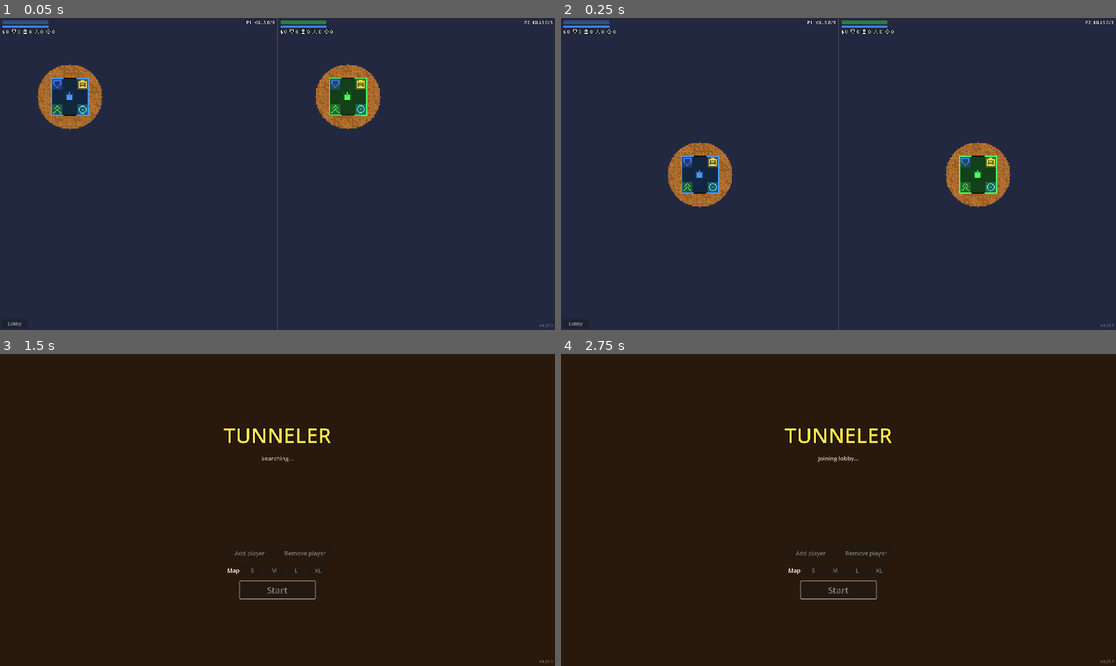
Above: before the commit, frames 1-4 (two rows, left to right).
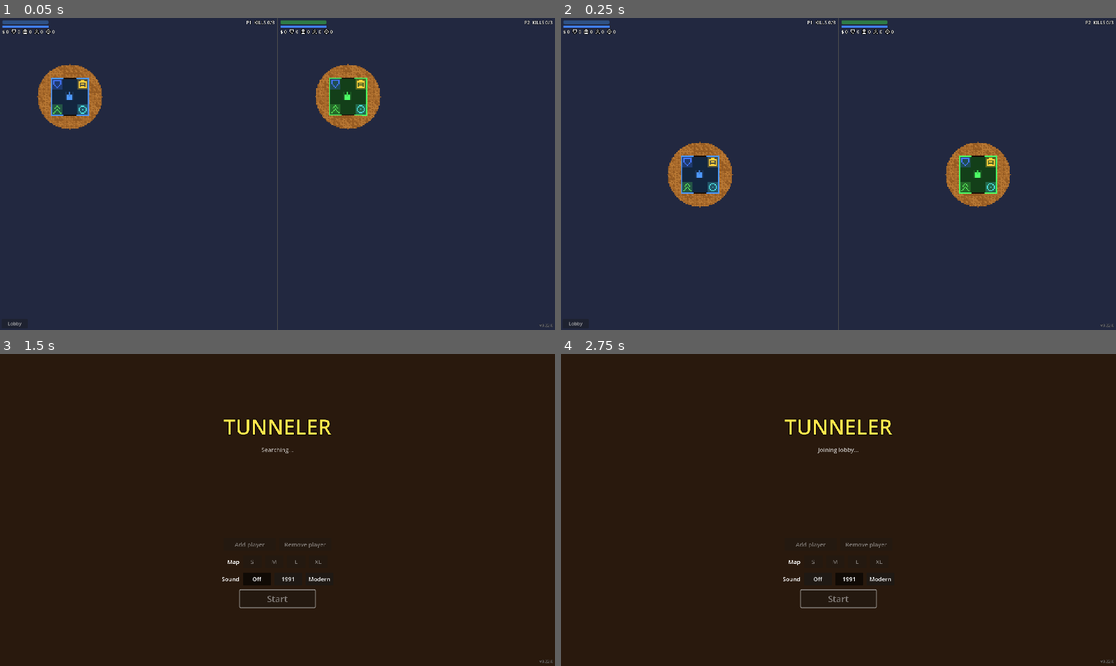
Above: after the commit, the same moments.

Repository: kocmitom/tunelar
Game: Godot game, scene res://scenes/ui/viewport_grid.tscn
The game is run twice, just before and just after one commit, with the same random seed, the same clock (stepped at 60 frames per second) and the same inputs. This scene is started directly instead of the project's main scene.
Inputs (mouse positions are in pixels of both pictures, inside the frame that each line leads up to):
- Up to frame 1 (0.05 s): no input
- Up to frame 2 (0.25 s): no input
- Up to frame 3 (1.5 s): click "Lobby" at 0.5 s; click (255, 578) at 1.25 s, where only the run after the commit has a clickable "Off"
- Up to frame 4 (2.75 s): click (849, 578) at 2 s, where only the run after the commit has a clickable "1991"

The runs differ from the first frame. In frame 1, less than 0.1% of the frame differs, in the area x 98-100%, y 97-100%; in frame 2, less than 0.1%; in frame 3, 1.4%; in frame 4, 1.4%, in the area x 40-100%, y 20-100%.

Commit message:
Release 0.22.0
Adds sound effects for shots, the laser, digging, shell impacts, ricochets, shield hits, explosions, bumping into rock and pad pickups, all generated in code by a new Sfx autoload. The lobby gets a per-PC Sound toggle between Off, a faithful 1991 PC speaker style rebuilt from the original's sound queue, and a modern synthesized style, and sounds fade with distance from the local tanks. See CHANGELOG.md for details.

Diff:
--- a/project.godot
+++ b/project.godot
@@ -5,7 +5,7 @@
 [application]
 
 config/name="Tunneler"
-config/version="0.21.1"
+config/version="0.22.0"
 run/main_scene="res://scenes/ui/lobby.tscn"
 config/features=PackedStringArray("4.7")
 
@@ -14,6 +14,7 @@
 Updater="*res://scenes/ui/updater.tscn"
 Net="*res://scripts/core/net.gd"
 DevSettings="*res://scripts/core/dev_settings.gd"
+Sfx="*res://scripts/core/sfx.gd"
 
 [display]
 
--- a/scenes/ui/lobby.tscn
+++ b/scenes/ui/lobby.tscn
@@ -3,6 +3,8 @@
 [ext_resource type="Script" path="res://scripts/ui/lobby.gd" id="1_lobby"]
 
 [sub_resource type="ButtonGroup" id="ButtonGroup_map"]
+
+[sub_resource type="ButtonGroup" id="ButtonGroup_sound"]
 
 [node name="Lobby" type="Control"]
 layout_mode = 3
@@ -126,6 +128,45 @@
 toggle_mode = true
 button_group = SubResource("ButtonGroup_map")
 text = "XL"
+
+[node name="SoundStyle" type="HBoxContainer" parent="Center/Column"]
+unique_name_in_owner = true
+layout_mode = 2
+size_flags_horizontal = 4
+theme_override_constants/separation = 12
+
+[node name="SoundLabel" type="Label" parent="Center/Column/SoundStyle"]
+layout_mode = 2
+theme_override_font_sizes/font_size = 20
+text = "Sound"
+
+[node name="Off" type="Button" parent="Center/Column/SoundStyle"]
+custom_minimum_size = Vector2(96, 44)
+layout_mode = 2
+focus_mode = 0
+theme_override_font_sizes/font_size = 20
+toggle_mode = true
+button_group = SubResource("ButtonGroup_sound")
+text = "Off"
+
+[node name="Original" type="Button" parent="Center/Column/SoundStyle"]
+custom_minimum_size = Vector2(96, 44)
+layout_mode = 2
+focus_mode = 0
+theme_override_font_sizes/font_size = 20
+toggle_mode = true
+button_group = SubResource("ButtonGroup_sound")
+text = "1991"
+
+[node name="Modern" type="Button" parent="Center/Column/SoundStyle"]
+custom_minimum_size = Vector2(96, 44)
+layout_mode = 2
+focus_mode = 0
+theme_override_font_sizes/font_size = 20
+toggle_mode = true
+button_pressed = true
+button_group = SubResource("ButtonGroup_sound")
+text = "Modern"
 
 [node name="StartButton" type="Button" parent="Center/Column"]
 unique_name_in_owner = true
--- a/scripts/combat/bullet.gd
+++ b/scripts/combat/bullet.gd
@@ -34,14 +34,17 @@
 		var cell := terrain.get_cell(roundi(next.x), roundi(next.y))
 		if cell == TerrainData.BEDROCK:
 			if bounces >= max_bounces:
+				Sfx.play(Sfx.Kind.IMPACT, global_position)
 				_die()
 				return
 			bounces += 1
 			velocity = velocity.bounce(_wall_normal(next))
+			Sfx.play(Sfx.Kind.RICOCHET, global_position)
 			continue
 		global_position = next
 		if TerrainData.is_diggable(cell):
 			terrain.dig_circle(roundi(next.x), roundi(next.y), DENT_RADIUS)
+			Sfx.play(Sfx.Kind.IMPACT, next)
 			_die()
 			return
 		for tank in tanks:
--- a/scripts/core/game_manager.gd
+++ b/scripts/core/game_manager.gd
@@ -97,6 +97,9 @@
 		manager.viewports[i].add_child(hud)
 		hud.setup(local_slots[i], PLAYER_COLORS[local_slots[i]])
 		huds.append(hud)
+	Sfx.listeners.clear()
+	for slot in local_slots:
+		Sfx.listeners.append(tanks[slot])
 
 	bullets_root = Node2D.new()
 	bullets_root.name = "Bullets"
@@ -189,6 +192,7 @@
 
 
 func _on_tank_fired(tank: Tank) -> void:
+	Sfx.play(Sfx.Kind.LASER if tank.special == Tank.Special.LASER else Sfx.Kind.FIRE, tank.global_position)
 	if tank.special == Tank.Special.LASER:
 		var laser := Laser.new()
 		laser.terrain = terrain
--- /dev/null
+++ b/scripts/core/sfx.gd
@@ -0,0 +1,279 @@
+extends Node
+## Sound effects in the 1991 PC speaker style or a modern synthesized one, all rendered in code at startup.
+## Output only: it never touches the simulation, so lockstep stays in sync.
+
+enum Style { OFF, ORIGINAL, MODERN }
+enum Kind { FIRE, LASER, DIG, IMPACT, RICOCHET, HIT, DESTROY, BUMP, PICKUP }
+enum Filter { LOW, HIGH, BAND }
+
+const RATE := 22050
+# One slot of the original's speaker queue, 3 per 18.2 Hz BIOS tick.
+const SLOT := 65536.0 / 1193182.0 / 3.0
+const VARIANTS := 3
+const VOICES := 16
+const SQUARE_LEVEL := 0.08
+const SYNTH_LEVEL := 0.5
+const PITCH_SPREAD := 0.06
+# Full volume within NEAR px of the nearest listener, silent beyond FAR.
+const NEAR := 60.0
+const FAR := 320.0
+# Most voices of a kind at once; a new one cuts the oldest.
+const VOICE_CAPS := {
+	Kind.FIRE: 4, Kind.LASER: 4, Kind.DIG: 2, Kind.IMPACT: 4, Kind.RICOCHET: 3,
+	Kind.HIT: 3, Kind.DESTROY: 3, Kind.BUMP: 1, Kind.PICKUP: 2,
+}
+# Random gap in seconds before the next sound of a kind that repeats every tick.
+const GAPS := {Kind.DIG: Vector2(0.12, 0.2), Kind.BUMP: Vector2(0.3, 0.3)}
+# Synthesized sound lengths in seconds.
+const LENGTHS := {
+	Kind.FIRE: 0.32, Kind.LASER: 0.14, Kind.DIG: 0.1, Kind.IMPACT: 0.22, Kind.RICOCHET: 0.13,
+	Kind.HIT: 0.66, Kind.DESTROY: 2.33, Kind.BUMP: 0.11, Kind.PICKUP: 0.18,
+}
+
+var style: int = Style.MODERN
+# The local tanks; with none every sound plays at full volume.
+var listeners: Array[Tank] = []
+# Streams per style, then per kind, one per variant.
+var banks := {}
+var _players: Array[AudioStreamPlayer] = []
+var _kinds := {}
+var _next := {}
+var _rng := RandomNumberGenerator.new()
+var _buf: PackedFloat32Array
+
+
+func _ready() -> void:
+	for i in VOICES:
+		var player := AudioStreamPlayer.new()
+		add_child(player)
+		_players.append(player)
+	for s in [Style.ORIGINAL, Style.MODERN]:
+		var bank := []
+		for kind in Kind.values():
+			var streams: Array[AudioStreamWAV] = []
+			var count := VARIANTS if s == Style.MODERN or kind == Kind.HIT or kind == Kind.DESTROY else 1
+			for i in count:
+				streams.append(_render_square(kind) if s == Style.ORIGINAL else _render_synth(kind))
+			bank.append(streams)
+		banks[s] = bank
+
+
+# pos is the world position of the source; null plays at full volume.
+func play(kind: Kind, pos: Variant = null) -> AudioStreamPlayer:
+	if style == Style.OFF:
+		return null
+	var volume := 1.0 if pos == null else volume_at(pos)
+	if volume <= 0.0:
+		return null
+	var now := Time.get_ticks_msec() / 1000.0
+	# The original clicks on every dug frame.
+	if GAPS.has(kind) and not (kind == Kind.DIG and style == Style.ORIGINAL):
+		if now < _next.get(kind, 0.0):
+			return null
+		var gap: Vector2 = GAPS[kind]
+		_next[kind] = now + _rng.randf_range(gap.x, gap.y)
+	# _players is kept least recently used first.
+	var voices := _players.filter(func(p: AudioStreamPlayer) -> bool: return p.playing and _kinds[p] == kind)
+	if voices.size() >= VOICE_CAPS[kind]:
+		voices[0].stop()
+	var free := _players.filter(func(p: AudioStreamPlayer) -> bool: return not p.playing)
+	if free.is_empty():
+		return null
+	var player: AudioStreamPlayer = free[0]
+	_players.erase(player)
+	_players.append(player)
+	_kinds[player] = kind
+	var streams: Array = banks[style][kind]
+	player.stream = streams[_rng.randi() % streams.size()]
+	player.volume_db = linear_to_db(volume)
+	player.pitch_scale = 1.0 + _rng.randf_range(-PITCH_SPREAD, PITCH_SPREAD) if style == Style.MODERN else 1.0
+	player.play()
+	return player
+
+
+func volume_at(pos: Vector2) -> float:
+	var nearest := INF
+	for tank in listeners:
+		if is_instance_valid(tank):
+			nearest = minf(nearest, tank.global_position.distance_to(pos))
+	if nearest == INF:
+		return 1.0
+	var f := clampf((FAR - nearest) / (FAR - NEAR), 0.0, 1.0)
+	return f * f
+
+
+# The original's QueueSound: frequencies of the speaker queue slots after the current one, 0 is silence.
+# LASER, RICOCHET and PICKUP are new, in the same style.
+func _queue(kind: Kind) -> PackedInt32Array:
+	var q := PackedInt32Array()
+	q.resize(256)
+	q.fill(0)
+	match kind:
+		Kind.FIRE:
+			q[1] = 5000
+		Kind.DIG:
+			q[1] = 40
+		Kind.IMPACT:
+			for i in range(1, 5):
+				q[i * 2] = i * 20 + 50
+		Kind.BUMP:
+			for i in range(1, 4):
+				q[i * 2] = 40
+				q[i * 2 + 1] = 45
+		Kind.HIT, Kind.DESTROY:
+			var destroy := kind == Kind.DESTROY
+			for i in (40 if destroy else 4):
+				var f := 0x100
+				var step := _rng.randi_range(0, 0x3FF if destroy else 0x34F)
+				for j in range(1, 23 if destroy else 8):
+					q[f >> 8] = (step >> 7) * j + 40 if destroy else j * 15 + 40
+					f += step
+			q[1] = 1000
+		Kind.LASER:
+			q[1] = 3000
+			q[2] = 2000
+			q[3] = 1200
+		Kind.RICOCHET:
+			q[1] = 1500
+			q[2] = 2500
+		Kind.PICKUP:
+			q[1] = 600
+			q[2] = 800
+			q[3] = 1200
+	return q
+
+
+# One square wave whose frequency changes every slot, like the PC speaker.
+func _render_square(kind: Kind) -> AudioStreamWAV:
+	var q := _queue(kind)
+	var last := 255
+	while q[last] == 0:
+		last -= 1
+	var per_slot := int(SLOT * RATE)
+	_buf = PackedFloat32Array()
+	_buf.resize(last * per_slot)
+	_buf.fill(0.0)
+	var phase := 0.0
+	for slot in range(1, last + 1):
+		var hz := q[slot]
+		if hz == 0:
+			continue
+		for i in per_slot:
+			_buf[(slot - 1) * per_slot + i] = 1.0 if phase < 0.5 else -1.0
+			phase = fmod(phase + float(hz) / RATE, 1.0)
+	return _wav(SQUARE_LEVEL)
+
+
+# Layers after the realistic style of kaniansky/tunneler (speaker.js); times in seconds.
+func _render_synth(kind: Kind) -> AudioStreamWAV:
+	_buf = PackedFloat32Array()
+	_buf.resize(int(LENGTHS[kind] * RATE))
+	_buf.fill(0.0)
+	match kind:
+		Kind.FIRE:
+			_noise(0.0, 0.5, 0.001, 0.04, Filter.HIGH, 2500.0)
+			_noise(0.0, 0.9, 0.003, 0.28, Filter.LOW, 1400.0, 250.0)
+			_tone(0.0, 1.0, 0.004, 0.3, 120.0, 38.0)
+		Kind.LASER:
+			_tone(0.0, 0.5, 0.002, 0.12, 1800.0, 300.0, true)
+			_noise(0.0, 0.15, 0.001, 0.08, Filter.HIGH, 3000.0)
+		Kind.DIG:
+			_noise(0.0, 0.8, 0.004, 0.07, Filter.BAND, _rng.randf_range(500.0, 1400.0), _rng.randf_range(300.0, 700.0))
+			_noise(0.0, 0.5, 0.01, 0.08, Filter.LOW, 260.0)
+		Kind.IMPACT:
+			_noise(0.0, 0.55, 0.002, 0.2, Filter.LOW, 1100.0, 300.0)
+			_tone(0.0, 0.45, 0.003, 0.16, 85.0, 45.0)
+		Kind.RICOCHET:
+			var f := _rng.randf_range(2000.0, 2400.0)
+			_tone(0.0, 0.35, 0.001, 0.12, f, f * 0.75)
+			_tone(0.0, 0.15, 0.001, 0.08, f * 2.76, f * 2.76 * 0.75)
+			_noise(0.0, 0.2, 0.001, 0.02, Filter.HIGH, 4000.0)
+		Kind.HIT:
+			var f := _rng.randf_range(380.0, 460.0)
+			for partial in [[1.0, 0.32, 0.65], [2.76, 0.24, 0.45], [5.4, 0.16, 0.3], [8.93, 0.1, 0.2]]:
+				_tone(0.0, partial[1], 0.002, partial[2], f * partial[0], f * partial[0])
+			_noise(0.0, 0.45, 0.001, 0.035, Filter.HIGH, 3000.0)
+			_tone(0.0, 0.5, 0.003, 0.15, 100.0, 50.0)
+		Kind.DESTROY:
+			_noise(0.0, 1.1, 0.005, 1.7, Filter.LOW, 3200.0, 140.0)
+			_tone(0.0, 1.1, 0.008, 1.4, 62.0, 26.0)
+			_noise(0.12, 0.3, 0.01, 0.5, Filter.BAND, 1600.0, 500.0)
+			_noise(0.0, 0.8, 0.12, 2.2, Filter.LOW, 120.0)
+		Kind.BUMP:
+			_tone(0.0, 0.55, 0.003, 0.1, 75.0, 48.0)
+			_noise(0.0, 0.22, 0.002, 0.06, Filter.LOW, 420.0)
+		Kind.PICKUP:
+			_tone(0.0, 0.3, 0.003, 0.07, 880.0, 880.0)
+			_tone(0.07, 0.3, 0.003, 0.1, 1320.0, 1320.0)
+	return _wav(SYNTH_LEVEL)
+
+
+# Adds a tone gliding f0 -> f1 that rises to peak in a and decays to silence in d more.
+func _tone(t: float, peak: float, a: float, d: float, f0: float, f1: float, square := false) -> void:
+	var start := int(t * RATE)
+	var rise := maxi(1, int(a * RATE))
+	var length := rise + int(d * RATE)
+	var fall := pow(0.0001, 1.0 / maxf(1.0, d * RATE))
+	var glide := pow(f1 / f0, 1.0 / length)
+	var f := f0
+	var phase := 0.0
+	var gain := peak
+	for i in mini(length, _buf.size() - start):
+		var amp := peak * i / rise
+		if i >= rise:
+			amp = gain
+			gain *= fall
+		var wave := sin(phase * TAU)
+		if square:
+			wave = signf(wave)
+		_buf[start + i] += amp * wave
+		phase = fmod(phase + f / RATE, 1.0)
+		f *= glide
+
+
+# Adds noise through a one-pole filter whose cutoff glides f0 -> f1, with the envelope of _tone.
+func _noise(t: float, peak: float, a: float, d: float, filter: Filter, f0: float, f1: float = 0.0) -> void:
+	if f1 == 0.0:
+		f1 = f0
+	var start := int(t * RATE)
+	var rise := maxi(1, int(a * RATE))
+	var length := rise + int(d * RATE)
+	var fall := pow(0.0001, 1.0 / maxf(1.0, d * RATE))
+	var glide := pow(f1 / f0, 1.0 / length)
+	var f := f0
+	var gain := peak
+	var low := 0.0
+	var low2 := 0.0
+	for i in mini(length, _buf.size() - start):
+		var amp := peak * i / rise
+		if i >= rise:
+			amp = gain
+			gain *= fall
+		var x := _rng.randf_range(-1.0, 1.0)
+		var k := minf(1.0, TAU * f / RATE)
+		var y := 0.0
+		match filter:
+			Filter.LOW:
+				low += k * (x - low)
+				y = low
+			Filter.HIGH:
+				low += k * (x - low)
+				y = x - low
+			Filter.BAND:
+				low += minf(1.0, k * 1.4) * (x - low)
+				low2 += k / 1.4 * (x - low2)
+				y = 2.0 * (low - low2)
+		_buf[start + i] += amp * y
+		f *= glide
+
+
+func _wav(level: float) -> AudioStreamWAV:
+	var data := PackedByteArray()
+	data.resize(_buf.size() * 2)
+	for i in _buf.size():
+		data.encode_s16(i * 2, int(clampf(_buf[i] * level, -1.0, 1.0) * 32767.0))
+	var wav := AudioStreamWAV.new()
+	wav.format = AudioStreamWAV.FORMAT_16_BITS
+	wav.mix_rate = RATE
+	wav.data = data
+	return wav
--- a/scripts/tank/tank.gd
+++ b/scripts/tank/tank.gd
@@ -93,9 +93,11 @@
 	if pad != _pad:
 		_pad = pad
 		if pad >= 0 and home:
-			try_upgrade(pad)
-		elif pad >= 0:
+			if try_upgrade(pad):
+				Sfx.play(Sfx.Kind.PICKUP, global_position)
+		elif pad >= 0 and pad != special:
 			special = pad
+			Sfx.play(Sfx.Kind.PICKUP, global_position)
 
 
 func _in_base() -> bool:
@@ -155,12 +157,15 @@
 
 	var target := global_position + dir * current_speed * delta
 	if not terrain.is_circle_passable(roundi(target.x), roundi(target.y), tank_radius):
+		Sfx.play(Sfx.Kind.BUMP, global_position)
 		return # Blocked
 
 	energy = maxf(0.0, energy - drain * delta)
 	velocity = dir * current_speed
 	move_and_collide(velocity * delta)
 	money += terrain.dig_circle(roundi(global_position.x), roundi(global_position.y), dig_radius)
+	if terrain.dug_cells > 0:
+		Sfx.play(Sfx.Kind.DIG, global_position)
 	energy = clampf(energy + terrain.dug_energy * TerrainData.ENERGY_VALUE - terrain.dug_drain * TerrainData.DRAIN_VALUE - terrain.dug_cells * ENERGY_PER_DUG_CELL, 0.0, max_energy())
 	if special == Special.JELLY:
 		jelly.lay(global_position, player_id, color)
@@ -204,6 +209,7 @@
 		return
 	if shields > 0.0:
 		shields = maxf(0.0, shields - 1.0)
+		Sfx.play(Sfx.Kind.HIT, global_position)
 		return
 	destroy(attacker)
 	if attacker and attacker != self:
@@ -216,6 +222,7 @@
 	is_dead = true
 	visible = false
 	shape.set_deferred("disabled", true)
+	Sfx.play(Sfx.Kind.DESTROY, global_position)
 	var explosion := Explosion.new()
 	explosion.position = position
 	get_parent().add_child(explosion)
--- a/scripts/ui/lobby.gd
+++ b/scripts/ui/lobby.gd
@@ -8,6 +8,8 @@
 @onready var start_button: Button = %StartButton
 # In GameManager.MAP_SIZE_NAMES order, after the "Map" label.
 @onready var map_buttons: Array = %MapSize.get_children().slice(1)
+# In Sfx.Style order, after the "Sound" label; the style is this PC's own.
+@onready var sound_buttons: Array = %SoundStyle.get_children().slice(1)
 @onready var version_label: Label = $VersionLabel
 
 
@@ -19,6 +21,9 @@
 	Input.joy_connection_changed.connect(func(_device: int, _connected: bool) -> void: _refresh())
 	for i in map_buttons.size():
 		map_buttons[i].pressed.connect(Net.set_map_size.bind(i))
+	for i in sound_buttons.size():
+		sound_buttons[i].set_pressed_no_signal(i == Sfx.style)
+		sound_buttons[i].pressed.connect(_on_sound_button_pressed.bind(i))
 	Net.start()
 	_refresh()
 	start_button.grab_focus()
@@ -64,3 +69,8 @@
 
 func _on_start_button_pressed() -> void:
 	Net.request_start()
+
+
+func _on_sound_button_pressed(style: int) -> void:
+	Sfx.style = style
+	Sfx.play(Sfx.Kind.FIRE)
--- /dev/null
+++ b/tests/unit/test_sfx.gd
@@ -0,0 +1,40 @@
+extends "res://tests/test_case.gd"
+
+const TankScene := preload("res://scenes/tank/tank.tscn")
+
+
+func test_every_kind_rendered() -> void:
+	for style in [Sfx.Style.ORIGINAL, Sfx.Style.MODERN]:
+		for kind in Sfx.Kind.values():
+			var streams: Array = Sfx.banks[style][kind]
+			check(not streams.is_empty(), "style %d kind %d has streams" % [style, kind])
+			for stream in streams:
+				check(stream.data.size() > 0, "style %d kind %d stream has samples" % [style, kind])
+
+
+func test_volume_by_distance() -> void:
+	check_eq(Sfx.volume_at(Vector2(1000, 1000)), 1.0, "no listeners plays at full volume")
+	var near: Tank = TankScene.instantiate()
+	var far: Tank = TankScene.instantiate()
+	near.position = Vector2(100, 100)
+	far.position = Vector2(1000, 100)
+	tree.root.add_child(near)
+	tree.root.add_child(far)
+	Sfx.listeners.assign([far, near])
+	check_eq(Sfx.volume_at(Vector2(100 + Sfx.NEAR, 100)), 1.0, "full volume within NEAR")
+	check_eq(Sfx.volume_at(Vector2(100, 100 + Sfx.FAR)), 0.0, "silent beyond FAR")
+	var mid := Sfx.volume_at(Vector2(100, 100 + (Sfx.NEAR + Sfx.FAR) / 2.0))
+	check(mid > 0.0 and mid < 1.0, "fades in between")
+	check_eq(Sfx.volume_at(Vector2(1000 + Sfx.NEAR, 100)), 1.0, "nearest listener counts")
+	Sfx.listeners.clear()
+	near.free()
+	far.free()
+
+
+func test_off_plays_nothing() -> void:
+	var style: int = Sfx.style
+	Sfx.style = Sfx.Style.OFF
+	check(Sfx.play(Sfx.Kind.FIRE) == null, "off plays nothing")
+	Sfx.style = Sfx.Style.ORIGINAL
+	check(Sfx.play(Sfx.Kind.FIRE) != null, "original plays")
+	Sfx.style = style
Not shown, added: scripts/core/sfx.gd.uid
Not shown, added: tests/unit/test_sfx.gd.uid
Not shown, changed: CHANGELOG.md
